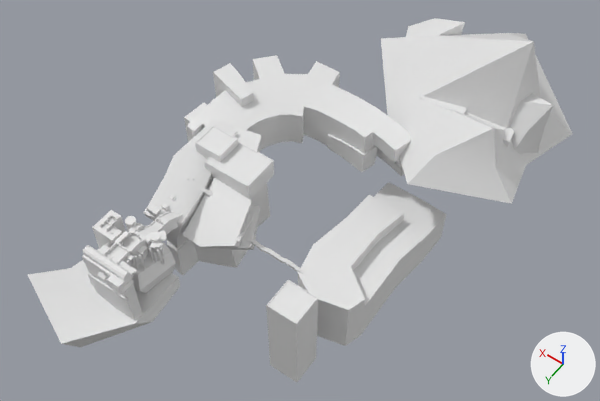
An edit to the Blender file RPG/RPG/data/assets/terrain/tos.blend, drawn before and after from the same camera.
Camera for both pictures: a 50 mm camera at (-894.0, 631.0, 1468.0) aimed at (-169.0, -383.0, -125.0). The lights are fixed; the arrows at lower right show +X, +Y and +Z. Materials are left out; every surface is plain grey.

In view in the first picture: 'Cube.004', 'Cube.006', 'gard_ground', 'gard_structure', 'mountain.001', 'tos_ground', 'tos_structure', 'tower', 'tunnel'.
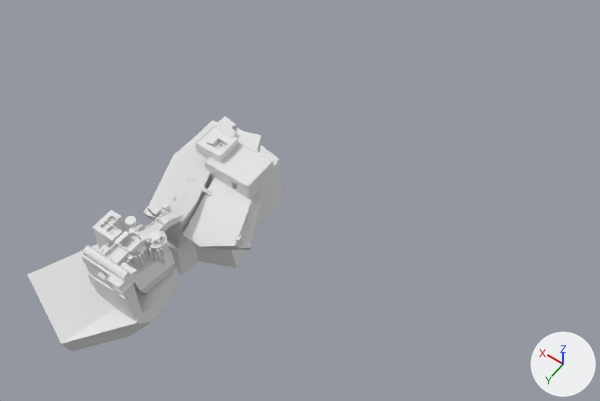
ob_gard_rooms is not drawn itself; it is used by a modifier of ob_gard_structure.
ob_gard_pillars is not drawn itself; it is used by a modifier of ob_gard_rooms.

Boxes [x1, y1, x2, y2] around the edits, measured in the pictures (600 x 401 px; the box of a moved part takes in the faces that stretch with it):
'mountain.001', deleted: before [381, 18, 572, 204]
'tower', deleted: before [266, 182, 446, 383]
'tunnel', deleted: before [184, 55, 412, 176]
'gard_ground', reshaped, modifiers changed (9% wider): before [146, 120, 270, 275]; after [148, 116, 283, 275]
'tos_ground', reshaped, modifiers changed: before [28, 242, 180, 347]; after [27, 244, 180, 351]
'tos_structure', reshaped, modifiers changed: before [82, 210, 183, 321]; after [81, 210, 183, 321]
'gard_structure', reshaped, modifiers changed (18% narrower, 21% shorter): before [143, 120, 307, 274]; after [143, 120, 278, 242]
'Cube.004', deleted: before [464, 112, 514, 147]
'Cube.006', deleted: before [420, 95, 467, 114]
part 1 of me_cube_013, moved or reshaped: before [146, 120, 261, 249]; after [148, 116, 283, 249]
part 2 of me_cube_007, moved or reshaped: before [201, 187, 214, 197]; after [200, 186, 213, 196]
part 3 of me_cube_007, moved or reshaped: before [246, 238, 307, 274]; after [260, 159, 278, 192]
part 4 of me_cube_007, added: after [184, 189, 189, 193]
part 7 of me_cube_007, moved or reshaped: before [195, 125, 255, 242]; after [181, 140, 255, 242]
part 8 of me_cube_006, moved or reshaped: before [34, 242, 178, 297]; after [27, 244, 178, 297]
part 10 of me_level, built on: before [82, 210, 181, 294]

Patch to the scene script:
```diff
--- a/RPG/RPG/data/assets/terrain/tos.blend.py
+++ b/RPG/RPG/data/assets/terrain/tos.blend.py
@@ me_cube_013 @@
-me_cube_013.from_pydata(...)  # 122 vertices, 136 faces; spans x -152.0..114.0, y -181.0..155.0, z -346.0..-7.0
+me_cube_013.from_pydata(...)  # 141 vertices, 140 faces; spans x -152.0..114.0, y -235.0..153.0, z -346.0..-7.0
+# me_cube_013 part 1
+# 45 vertices are removed from x -115.0..100.0, y -144.0..155.0, z -221.0..-8.0
+# 93 faces are deleted
+# 4 vertices in x 3.0..56.0, y -77.0..153.0, z -218.0..-28.0 move by (-1.0, 0.0, 0.0)
+# 14 vertices move from x -143.0..102.0, y -154.0..110.0, z -345.0..-10.0 to x -136.0..102.0, y -166.0..110.0, z -345.0..-10.0
+# 58 vertices are added at x -129.0..108.0, y -235.0..130.0, z -328.0..-26.0
+# 6 new vertices lie (0.0, 0.0, 115.0) away from vertices in x 62.0..103.0, y -185.0..-125.0, z -159.0
+# 97 new faces join them
@@ me_cube_007 @@
-me_cube_007.from_pydata(...)  # 402 vertices, 370 faces; spans x -281.0..84.0, y -156.0..157.0, z -193.0..15.0
+me_cube_007.from_pydata(...)  # 440 vertices, 407 faces; spans x -144.0..86.0, y -221.0..157.0, z -159.0..15.0
+# me_cube_007 part 2: the loose piece of 16 vertices spanning x -30.0..0.0, y 18.0..38.0, z -56.0..-36.0 is moved by (0.0, 0.0, 1.0)
+# me_cube_007 part 3: the loose piece of 32 vertices spanning x -281.0..-133.0, y -4.0..41.0, z -193.0..-127.0 is multiplied about its middle by the matrix ((-0.12, -0.993, -0.014), (0.992, -0.12, 0.027), (-0.028, -0.011, 1.0)), then moved by (151.0, -167.0, 32.0)
+# me_cube_007 part 4: the loose piece of 8 vertices spanning x 5.0..16.0, y 79.0..85.0, z -39.0..-36.0 is copied, and the copy is scaled about its middle by (1.03, 1.41, 1.12), then moved by (8.0, -21.0, 3.0); it spans x 12.0..23.0, y 56.0..65.0, z -36.0..-32.0
+# me_cube_007 part 5: a new loose piece of 16 vertices spanning x 67.0..86.0, y 78.0..102.0, z -75.0..-62.0
+# me_cube_007 part 6: a new loose piece of 16 vertices spanning x 62.0..81.0, y 101.0..121.0, z -72.0..-59.0
+# me_cube_007 part 7: 32 vertices moved from x -144.0..79.0, y -141.0..77.0, z -112.0..-45.0 to x -144.0..79.0, y -140.0..76.0, z -113.0..-44.0; 20 vertices removed from x -7.0..82.0, y -150.0..-101.0, z -64.0..15.0; 18 vertices added at x -4.0..65.0, y -101.0..82.0, z -76.0..-33.0
@@ me_cube_006 @@
-me_cube_006.from_pydata(...)  # 34 vertices, 58 faces; spans x -70.0..228.0, y -69.0..223.0, z -147.0..97.0
+me_cube_006.from_pydata(...)  # 165 vertices, 121 faces; spans x -70.0..218.0, y -66.0..223.0, z -147.0..97.0
+# me_cube_006 part 8
+# 14 vertices are removed from x -66.0..70.0, y -69.0..50.0, z -15.0..97.0
+# 31 faces are deleted
+# 5 vertices move from x 2.0..228.0, y -56.0..175.0, z -147.0..-32.0 to x -9.0..218.0, y -53.0..194.0, z -147.0..-45.0
+# 60 vertices are added at x -65.0..68.0, y -66.0..59.0, z -13.0..97.0
+# 30 new faces join them, smooth
+# me_cube_006 part 9: the surface is now shaded flat
@@ me_level @@
-me_level.from_pydata(...)  # 1135 vertices, 1380 faces; spans x -68.0..100.0, y -146.0..104.0, z -153.0..26.0
+me_level.from_pydata(...)  # 2016 vertices, 2189 faces; spans x -68.0..100.0, y -146.0..106.0, z -153.0..26.0
+# me_level part 10: 58 vertices moved from x -62.0..70.0, y -128.0..104.0, z -146.0..13.0 to x -62.0..69.0, y -144.0..104.0, z -146.0..13.0; 39 vertices removed from x -60.0..70.0, y -100.0..92.0, z -57.0..12.0; 680 vertices added at x -61.0..69.0, y -99.0..105.0, z -57.0..14.0
@@ ob_cube_006 @@
-ob_cube_006 = bpy.data.objects.new('Cube.006', me_cube_021)
@@ ob_cube_004 @@
-ob_cube_004 = bpy.data.objects.new('Cube.004', me_cube_019)
@@ ob_mountain_001 @@
-ob_mountain_001 = bpy.data.objects.new('mountain.001', me_cube_014)
@@ ob_gard_ground @@
 ob_gard_ground.location = (0.0, -256.0, 0.0)
+_m = ob_gard_ground.modifiers.new('Boolean', 'BOOLEAN')
+_m.object = ob_gard_cutout
+_m.solver = 'FLOAT'
+_m = ob_gard_ground.modifiers.new('Triangulate', 'TRIANGULATE')
 _m = ob_gard_ground.modifiers.new('EdgeSplit', 'EDGE_SPLIT')
-_m = ob_gard_ground.modifiers.new('Triangulate', 'TRIANGULATE')
@@ ob_tunnel @@
-ob_tunnel = bpy.data.objects.new('tunnel', me_cube_012)
@@ ob_gard_structure @@
 ob_gard_structure.location = (0.0, -256.0, 0.0)
+_m = ob_gard_structure.modifiers.new('Boolean', 'BOOLEAN')
+_m.object = ob_gard_rooms
+_m.solver = 'FLOAT'
 _m = ob_gard_structure.modifiers.new('Triangulate', 'TRIANGULATE')
@@ ob_tos_ground @@
 _m = ob_tos_ground.modifiers.new('EdgeSplit', 'EDGE_SPLIT')
+_m.split_angle = 0.209
@@ ob_tower @@
-ob_tower = bpy.data.objects.new('tower', me_cube_005)
@@ ob_tos_structure @@
 ob_tos_structure.location = (0.0, 0.0, 0.0)
+_m = ob_tos_structure.modifiers.new('Triangulate', 'TRIANGULATE')
 _m = ob_tos_structure.modifiers.new('EdgeSplit', 'EDGE_SPLIT')
 _m.split_angle = 0.419
-_m = ob_tos_structure.modifiers.new('Triangulate', 'TRIANGULATE')
@@ ob_gard_rooms @@
+ob_gard_rooms = bpy.data.objects.new('gard_rooms', me_cube_022)  # 254 vertices, 260 faces; spans x 2.0..160.0, y -88.0..8.0, z -48.0..22.0; modifiers BOOLEAN
+ob_gard_rooms.location = (-102.7, -270.1, -6.453)
@@ ob_gard_pillars @@
+ob_gard_pillars = bpy.data.objects.new('gard_pillars', me_cube_023)  # 80 vertices, 60 faces; spans x 28.0..52.0, y -78.0..-18.0, z -60.0..4.0
+ob_gard_pillars.location = (-102.7, -270.1, -6.453)
@@ ob_gard_cutout @@
+ob_gard_cutout = bpy.data.objects.new('gard_cutout', me_cube_020)  # 104 vertices, 94 faces; spans x -105.0..106.0, y -172.0..86.0, z -89.0..14.0
+ob_gard_cutout.location = (0.0, -256.0, 0.0)
```
